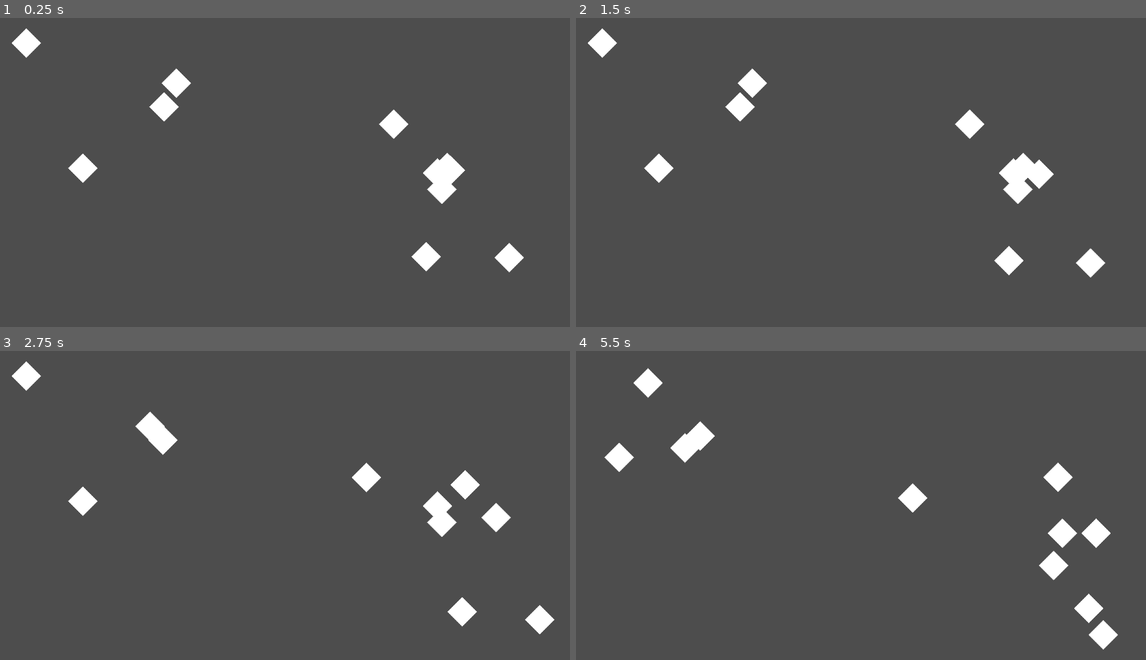
Above: before the commit, frames 1-4 (two rows, left to right).
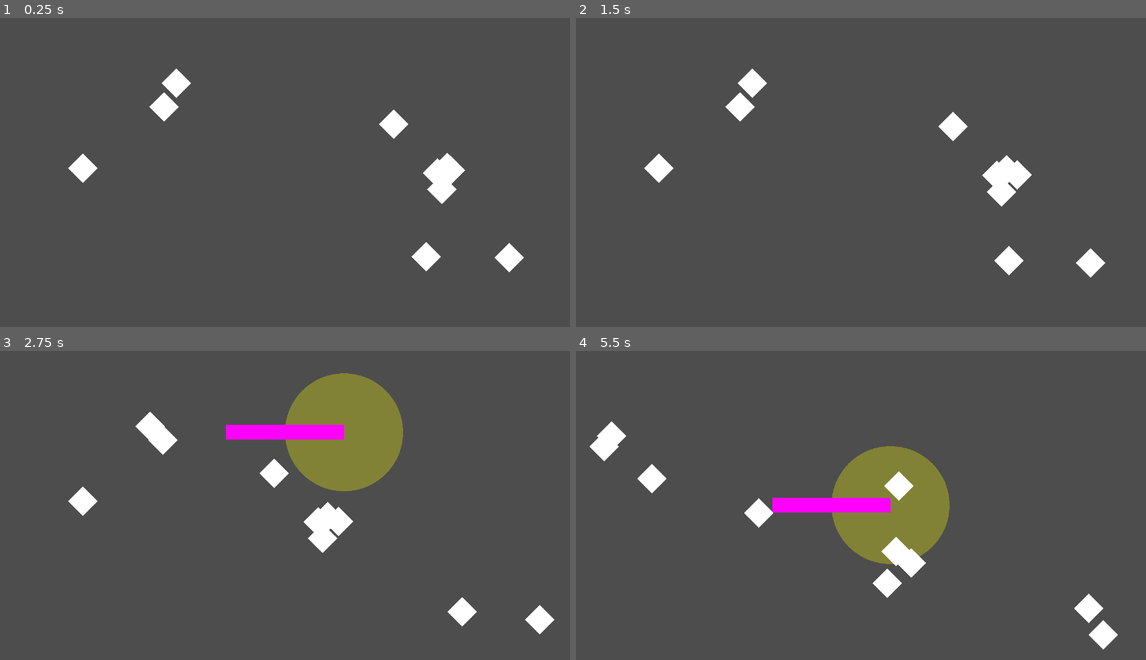
Above: after the commit, the same moments.

Repository: VileOar/ludum-dare-56
Game: Godot game, scene res://src/stage/stage.tscn
Same seed, same stepped clock (60 frames per second), same inputs: the game is played once before the commit and once after it. The project has no main scene, so this scene is started directly.
Inputs (mouse positions are in pixels of both pictures, inside the frame that each line leads up to):
- Up to frame 1 (0.25 s): no input
- Up to frame 2 (1.5 s): tap Enter at 0.5 s; move the mouse to (992, 157) at 0.52 s; press the mouse at (992, 157) at 0.53 s; move the mouse to (741, 187) at 1.27 s; release the mouse at (741, 187) at 1.28 s; click (741, 187) at 1.35 s
- Up to frame 3 (2.75 s): move the mouse to (342, 431) at 2.02 s; press the mouse at (342, 431) at 2.03 s
- Up to frame 4 (5.5 s): move the mouse to (832, 570) at 2.77 s; release the mouse at (832, 570) at 2.78 s; click (832, 570) at 2.85 s; move the mouse to (1037, 554) at 3.52 s; press the mouse at (1037, 554) at 3.53 s; move the mouse to (684, 456) at 4.27 s; release the mouse at (684, 456) at 4.28 s; click (684, 456) at 4.35 s; move the mouse to (889, 505) at 5.02 s; press the mouse at (889, 505) at 5.03 s

The runs differ from the first frame. In frame 1, 0.3% of the frame differs, in the area x 2-8%, y 3-13%; in frame 2, 1.6%; in frame 3, 9.0%; in frame 4, 10%, in the area x 2-94%, y 5-80%.

Commit message:
added basic player interaction

Diff:
--- a/project.godot
+++ b/project.godot
@@ -23,10 +23,17 @@
 window/size/viewport_width=1280
 window/size/viewport_height=720
 
+[input]
+
+mouse1={
+"deadzone": 0.5,
+"events": [Object(InputEventMouseButton,"resource_local_to_scene":false,"resource_name":"","device":-1,"window_id":0,"alt_pressed":false,"shift_pressed":false,"ctrl_pressed":false,"meta_pressed":false,"button_mask":0,"position":Vector2(0, 0),"global_position":Vector2(0, 0),"factor":1.0,"button_index":1,"canceled":false,"pressed":false,"double_click":false,"script":null)
+]
+}
+
 [layer_names]
 
 2d_physics/layer_1="wall"
-2d_physics/layer_2="healthy"
-2d_physics/layer_3="infected"
-2d_physics/layer_4="goal"
-2d_physics/layer_5="purify"
+2d_physics/layer_2="creatures"
+2d_physics/layer_3="healthy"
+2d_physics/layer_4="infected"
--- a/src/entities/creature/base_controller.gd
+++ b/src/entities/creature/base_controller.gd
@@ -7,7 +7,19 @@
 @onready var sprite: AnimatedSprite2D = %Sprite
 @onready var detector: Area2D = %Detector
 
+var _can_cross_gate:= false ## whether this creature can cross the gate
+
 
 func _ready() -> void:
 	super._ready()
 	push_state("IdleState")
+
+
+## called externally to force creatures into rush state
+func rush_towards(direction: Vector2):
+	replace_state("RushState") # must change state FIRST, so it runs the init code first
+	get_node("RushState").set_rush_direction(direction)
+
+
+func set_can_cross_gate(can_cross: bool):
+	_can_cross_gate = can_cross
--- /dev/null
+++ b/src/entities/creature/creature.gd
@@ -0,0 +1,4 @@
+extends CharacterBody2D
+class_name Creature
+
+@onready var controller: BaseController = %Controller
--- a/src/entities/creature/creature.tscn
+++ b/src/entities/creature/creature.tscn
@@ -1,9 +1,10 @@
-[gd_scene load_steps=7 format=3 uid="uid://bu1smsxi2dc5g"]
+[gd_scene load_steps=8 format=3 uid="uid://bu1smsxi2dc5g"]
 
 [ext_resource type="Script" path="res://src/entities/creature/base_controller.gd" id="1_euc34"]
+[ext_resource type="Script" path="res://src/entities/creature/creature.gd" id="1_on0e4"]
 [ext_resource type="Script" path="res://src/entities/creature/wander_state.gd" id="2_ua7dj"]
-[ext_resource type="Script" path="res://src/tools/stack_state_machine/stack_state.gd" id="3_01wsa"]
 [ext_resource type="Script" path="res://src/entities/creature/idle_state.gd" id="3_bs3bk"]
+[ext_resource type="Script" path="res://src/entities/creature/rush_state.gd" id="4_sqeli"]
 
 [sub_resource type="RectangleShape2D" id="RectangleShape2D_4yq3s"]
 size = Vector2(45.2548, 45.2548)
@@ -13,8 +14,8 @@
 
 [node name="Creature" type="CharacterBody2D"]
 collision_layer = 2
-collision_mask = 29
 motion_mode = 1
+script = ExtResource("1_on0e4")
 
 [node name="Polygon2D" type="Polygon2D" parent="."]
 polygon = PackedVector2Array(0, -32, -32, 0, 0, 32, 32, 0)
@@ -35,6 +36,7 @@
 shape = SubResource("CircleShape2D_em1cj")
 
 [node name="Controller" type="Node" parent="."]
+unique_name_in_owner = true
 script = ExtResource("1_euc34")
 
 [node name="WanderState" type="Node" parent="Controller"]
@@ -44,4 +46,5 @@
 script = ExtResource("3_bs3bk")
 
 [node name="RushState" type="Node" parent="Controller"]
-script = ExtResource("3_01wsa")
+script = ExtResource("4_sqeli")
+SPEED_MULTIPLIER = 3.0
--- a/src/entities/creature/idle_state.gd
+++ b/src/entities/creature/idle_state.gd
@@ -1,8 +1,8 @@
 extends StackState
 class_name IdleState
 
-const IDLE_MIN_DURATION: float = 1.0 # sec
-const IDLE_MAX_DURATION: float = 3.0 # sec
+@export var IDLE_MIN_DURATION: float = 1.0 # sec
+@export var IDLE_MAX_DURATION: float = 3.0 # sec
 
 @onready var _controller: BaseController = _fsm as BaseController
 
--- /dev/null
+++ b/src/entities/creature/rush_state.gd
@@ -0,0 +1,20 @@
+extends WanderState
+class_name RushState
+
+
+func _ready() -> void:
+	SPEED_MULTIPLIER = 3.0
+
+
+func activate():
+	super.activate()
+	_controller.set_can_cross_gate(true)
+
+
+func deactivate():
+	super.deactivate()
+	_controller.set_can_cross_gate(false)
+
+
+func set_rush_direction(direction: Vector2):
+	_mov_dir = direction
--- a/src/entities/creature/wander_state.gd
+++ b/src/entities/creature/wander_state.gd
@@ -2,9 +2,10 @@
 extends StackState
 class_name WanderState
 
-const SPEED: int = 60 # px/sec
-const WANDER_DURATION: float = 2.0 # sec
-const REPEAT_CHANCE: float = 0.5 # chance to repeat wander state on timer end
+@export var SPEED: int = 60 # px/sec
+@export var STATE_DURATION: float = 2.0 # sec
+@export var REPEAT_CHANCE: float = 0.5 # chance to repeat wander state on timer end
+@export var SPEED_MULTIPLIER = 1.0
 
 @onready var _controller: BaseController = _fsm as BaseController
 
@@ -12,12 +13,12 @@
 
 
 func activate():
-	get_tree().create_timer(WANDER_DURATION).timeout.connect(_on_timer_timeout)
+	get_tree().create_timer(STATE_DURATION).timeout.connect(_on_timer_timeout)
 	_mov_dir = Vector2.from_angle(randf() * 2 * PI) # choose random direction vector
 
 
 func _physics_process(delta: float) -> void:
-	var collision_info = _controller.body.move_and_collide(SPEED * _mov_dir * delta)
+	var collision_info = _controller.body.move_and_collide(SPEED_MULTIPLIER * SPEED * _mov_dir * delta)
 	if collision_info:
 		_mov_dir = _mov_dir.bounce(collision_info.get_normal())
 
--- /dev/null
+++ b/src/entities/player/player.gd
@@ -0,0 +1,44 @@
+extends Node2D
+class_name Player
+
+const STARTUP_DURATION: float = 0.2 ## (sec) time it takes for startup animation
+const MAX_RADIUS: int = 128
+
+@onready var _detector: Area2D = %Detector
+@onready var _arrow: Polygon2D = %Arrow
+
+var _radius: int = 0
+
+var _tween
+
+
+func _process(_delta: float) -> void:
+	queue_redraw()
+
+	_arrow.rotation = Vector2.RIGHT.direction_to(get_local_mouse_position()).angle()
+
+
+func _unhandled_input(event: InputEvent) -> void:
+	if event.is_action_pressed("mouse1"):
+		show()
+		global_position = get_global_mouse_position()
+		_tween = get_tree().create_tween()
+		_radius = 0
+		_tween.tween_property(self, "_radius", MAX_RADIUS, STARTUP_DURATION)
+	elif event.is_action_released("mouse1"):
+		_send_rush()
+		hide()
+		_radius = 0
+		if _tween:
+			_tween.kill()
+
+
+func _send_rush():
+	for creature in _detector.get_overlapping_bodies():
+		creature.controller.rush_towards(Vector2.from_angle(_arrow.rotation))
+
+
+func _draw() -> void:
+	var color = Color.YELLOW
+	color.a = 0.3
+	draw_circle(Vector2.ZERO, _radius, color)
--- /dev/null
+++ b/src/entities/player/player.tscn
@@ -0,0 +1,22 @@
+[gd_scene load_steps=3 format=3 uid="uid://6f3hygpsdmwo"]
+
+[ext_resource type="Script" path="res://src/entities/player/player.gd" id="1_40d6q"]
+
+[sub_resource type="CircleShape2D" id="CircleShape2D_ow4od"]
+radius = 128.25
+
+[node name="Player" type="Node2D"]
+script = ExtResource("1_40d6q")
+
+[node name="Detector" type="Area2D" parent="."]
+unique_name_in_owner = true
+collision_layer = 0
+collision_mask = 2
+
+[node name="CollisionShape2D" type="CollisionShape2D" parent="Detector"]
+shape = SubResource("CircleShape2D_ow4od")
+
+[node name="Arrow" type="Polygon2D" parent="."]
+unique_name_in_owner = true
+color = Color(1, 0, 1, 1)
+polygon = PackedVector2Array(0, -16, 256, -16, 256, 16, 0, 16)
--- a/src/stage/stage.tscn
+++ b/src/stage/stage.tscn
@@ -1,7 +1,8 @@
-[gd_scene load_steps=5 format=3 uid="uid://e7jihf677gx2"]
+[gd_scene load_steps=6 format=3 uid="uid://e7jihf677gx2"]
 
 [ext_resource type="PackedScene" uid="uid://bu1smsxi2dc5g" path="res://src/entities/creature/creature.tscn" id="1_i01hk"]
 [ext_resource type="Script" path="res://src/stage/stage.gd" id="1_iaxbk"]
+[ext_resource type="PackedScene" uid="uid://6f3hygpsdmwo" path="res://src/entities/player/player.tscn" id="3_haygi"]
 
 [sub_resource type="RectangleShape2D" id="RectangleShape2D_hu6hx"]
 size = Vector2(64, 720)
@@ -52,5 +53,5 @@
 [node name="Creatures" type="Node" parent="."]
 unique_name_in_owner = true
 
-[node name="Creature" parent="Creatures" instance=ExtResource("1_i01hk")]
-position = Vector2(80, 80)
+[node name="Player" parent="." instance=ExtResource("3_haygi")]
+visible = false
